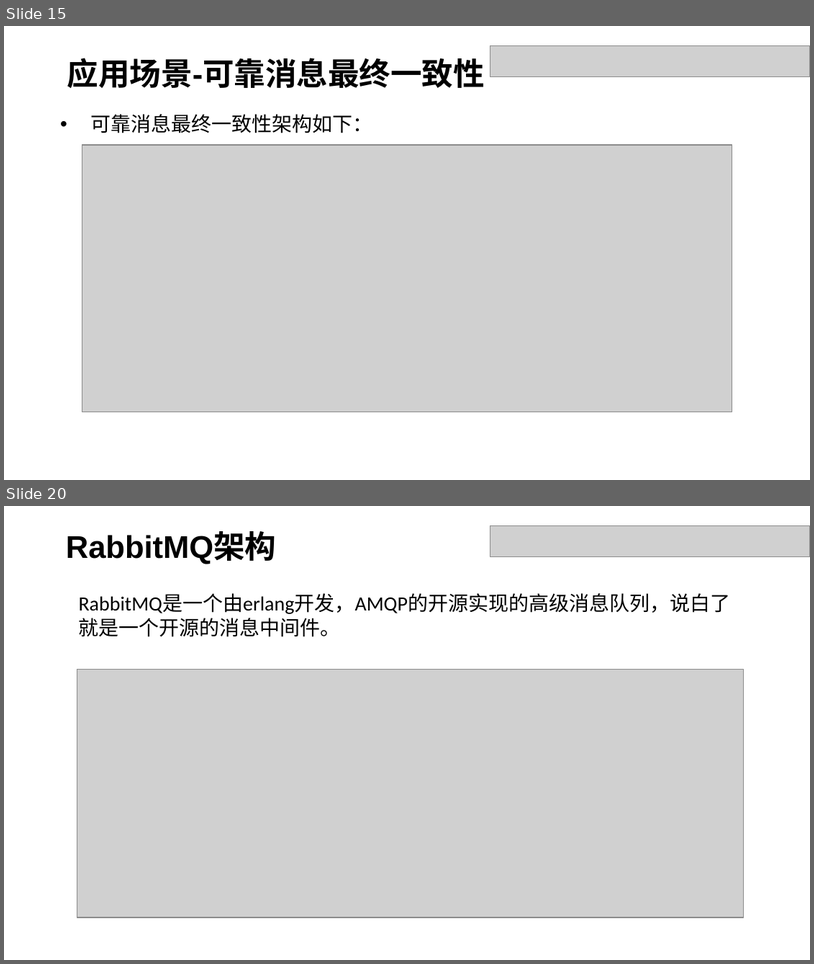
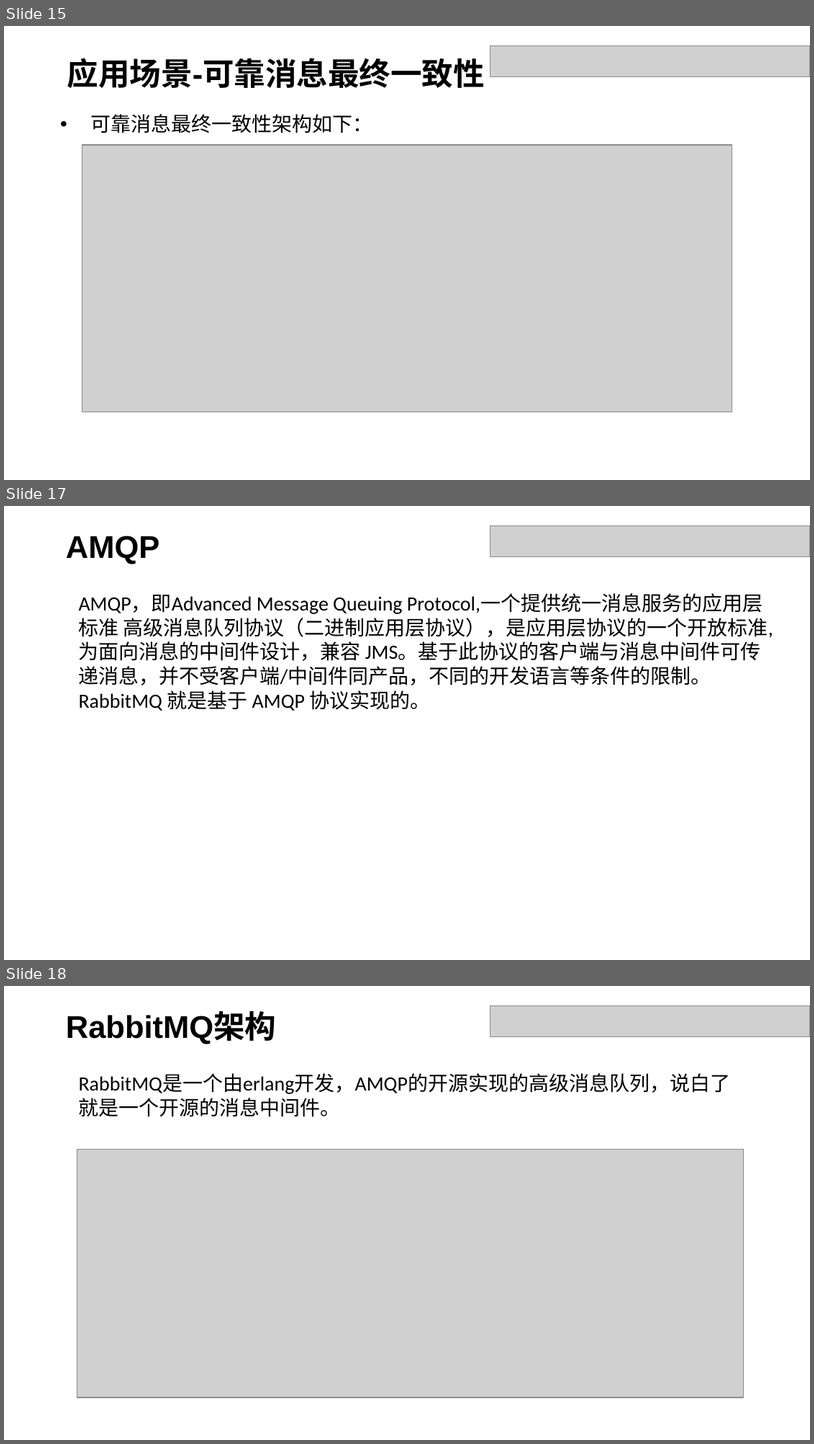
Before and after one commit to dxh122685692/doc, a slide deck: 分享.pptx. Shown one above the other, each under a label of ours: slides 15 and 20 before the commit, slides 15, 17 and 18 after it; the slides between them are not shown. The pictures are 814x964 and 814x1444 pixels, drawn with LibreOffice and Linux fonts; fonts in the diff are those of the drawing; grey boxes stand for pictures. Boxes give left, top, right and bottom in pixels: in the first picture for what was removed or moved away, otherwise in the second. Text is boxed around its words. In the diff, an @@ line names an element or a change of style, - is before the commit and + after.

```diff
--- a/分享.pptx
+++ b/分享.pptx
@@ slide 17 added at box(4, 506, 810, 960), background #FFFFFF @@
@@ picture added at box(490, 526, 810, 557) @@
@@ text added at box(66, 536, 160, 564), 28 pt, text #000000, bold @@
+AMQP
@@ text added at box(79, 594, 774, 710), 18 pt, text #000000 @@
+AMQP，即Advanced Message Queuing Protocol,一个提供统一消息服务的应用层标准 高级消息队列协议（二进制应用层协议），是应用层协议的一个开放标准,为面向消息的中间件设计，兼容 JMS。基于此协议的客户端与消息中间件可传递消息，并不受客户端/中间件同产品，不同的开发语言等条件的限制。
+RabbitMQ 就是基于 AMQP 协议实现的。
@@ what was slide 20 is now slide 18 @@
```
Also in this commit, not shown: 4 slides changed, 8 other slides added, 6 slides removed.
